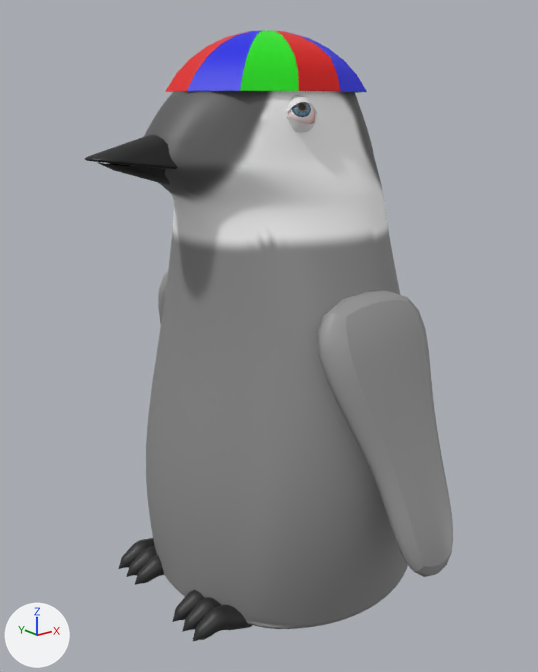
What one commit did to the Blender file Assets/3D models/Penguins 1.blend.
The view is the same before and after, from a 50 mm lens placed at (-1.93, -2.34, 2.0), pointed at (-0.07, -0.01, 1.06). The axes (+X, +Y, +Z) are drawn at lower left. The lights are the same throughout.

Script lines for the objects in view, before the commit:
```python
me_circle_002 = bpy.data.meshes.new('Circle.002')
me_circle_002.from_pydata(...)  # 704 vertices, 674 faces; spans x -0.63..0.69, y -0.69..0.69, z 0.61..2.83
me_circle_002.polygons.foreach_set('use_smooth', [True] * 674)
me_circle_002.materials.append(mat_material_001)  # picture img_pengu
me_plane = bpy.data.meshes.new('Plane')
me_plane.from_pydata(...)  # 16 vertices, 9 faces; spans x -1.64..0.0, y -0.65..0.65, z 0.0..0.41
me_plane.polygons.foreach_set('use_smooth', [True] * 9)
me_plane.materials.append(mat_beak)  # black #000000
me_sphere_004 = bpy.data.meshes.new('Sphere.004')
me_sphere_004.from_pydata(...)  # 37 vertices, 18 faces; spans x -1.0..0.92, y -0.75..0.69, z 0.45..1.0
me_sphere_004.polygons.foreach_set('use_smooth', [True] * 18)
me_sphere_004.materials.append(mat_material_002)  # blue #0011e7
ob_circle = bpy.data.objects.new('Circle', me_circle_002)
ob_circle.location = (0.0, 0.0, -0.618)
_m = ob_circle.modifiers.new('Subdivision', 'SUBSURF')
ob_plane = bpy.data.objects.new('Plane', me_plane)
ob_plane.location = (-0.357, 0.0, 1.75)
ob_plane.scale = (0.3, 0.3, 0.48)
_m = ob_plane.modifiers.new('Bevel', 'BEVEL')
_m.segments = 5
ob_sphere_002 = bpy.data.objects.new('Sphere.002', me_sphere_004)
ob_sphere_002.location = (-0.06, 0.007, 1.858)
ob_sphere_002.scale = (0.395, 0.395, 0.395)
# also in view: 'Cylinder.002' at (-0.53, -0.3, 0.04); 'Cube.001' at (0.0, -0.65, 0.82); 'Sphere.003' at (-0.04, 0.02, 2.14); 'Sphere.004' at (-0.06, 0.02, 2.14)
```
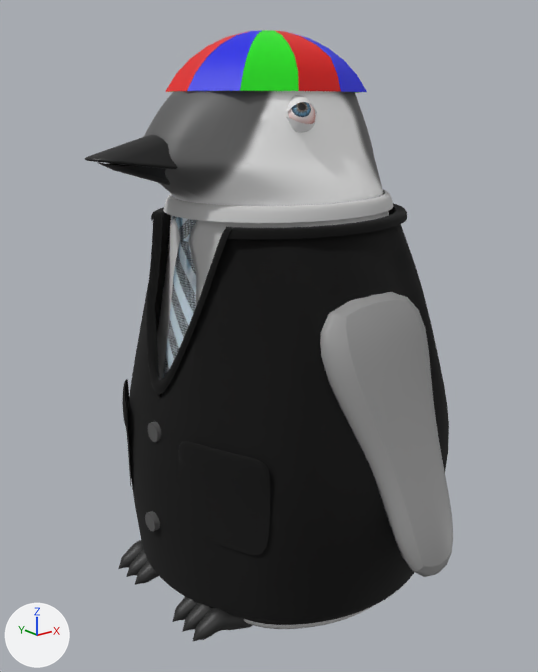
Boxes (x1, y1, x2, y2) around the edits, measured in the pictures (538 x 672 px):
'Circle.003', added (black)
    after: (128, 203, 449, 625)
'Circle.001', added
    after: (157, 189, 393, 629)
'Plane.006', added (black)
    after: (178, 441, 270, 555)
'Circle.002', added
    after: (162, 216, 197, 378)
'Plane.007', added
    after: (122, 379, 131, 486)
'Cylinder.004', added
    after: (145, 511, 160, 531)
'Cylinder.003', added
    after: (148, 422, 161, 442)
'Circle', unchanged, covered by the edit
    before: (144, 91, 408, 629)
    after: (144, 91, 383, 629)

The change, as a list of edits to the scene's bpy script:
```text
Add ob_cylinder_004:
    ob_cylinder_004 = bpy.data.objects.new('Cylinder.004', me_cylinder_004)  # a 32-sided cylinder along z spanning x -1.0..1.0, y -1.0..1.0, z -1.0..1.0; in mat_buttons (dark grey #545454)
    ob_cylinder_004.location = (-0.632, -0.007, 0.407)
    ob_cylinder_004.rotation_euler = (0.0, -1.571, 0.0)  # degrees (0, -90, 0)
    ob_cylinder_004.scale = (0.0383, 0.0383, 0.0383)
Add ob_cylinder_003:
    ob_cylinder_003 = bpy.data.objects.new('Cylinder.003', me_cylinder_004.copy())
    ob_cylinder_003.location = (-0.601, -0.009, 0.787)
    ob_cylinder_003.rotation_euler = (0.0, -1.571, 0.0)  # degrees (0, -90, 0)
    ob_cylinder_003.scale = (0.0383, 0.0383, 0.0383)
Add ob_plane_007:
    ob_plane_007 = bpy.data.objects.new('Plane.007', me_plane_007)  # 25 vertices, 18 faces; spans x -1.01..1.0, y -1.01..1.0, z -0.05..0.06; in mat_suit3 (black #000000); modifiers SUBSURF
    ob_plane_007.location = (-0.55, 0.374, 0.624)
    ob_plane_007.rotation_euler = (-0.506, -1.571, 0.0)  # degrees (-29, -90, 0)
    ob_plane_007.scale = (0.195, 0.195, 0.195)
Add ob_plane_006:
    ob_plane_006 = bpy.data.objects.new('Plane.006', me_plane_007.copy())  # modifiers SUBSURF
    ob_plane_006.location = (-0.566, -0.359, 0.63)
    ob_plane_006.rotation_euler = (0.376, -1.571, 0.0)  # degrees (22, -90, 0)
    ob_plane_006.scale = (0.195, 0.195, 0.195)
Add ob_circle_003:
    ob_circle_003 = bpy.data.objects.new('Circle.003', me_circle_004)  # 488 vertices, 453 faces; spans x -0.615..0.692, y -0.688..0.688, z 0.614..1.995; in mat_suit3 (black #000000); modifiers SUBSURF
    ob_circle_003.location = (0.0, 0.0, -0.618)
    ob_circle_003.scale = (1.11, 1.11, 1.11)
Add ob_circle_002:
    ob_circle_002 = bpy.data.objects.new('Circle.002', me_circle_003)  # 12 vertices, 6 faces; spans x -0.615..-0.408, y -0.266..0.132, z 1.13..2.24; in mat_suit_001 (picture img_purepng_com_tie_bluefashion_men_male_business_clothing_tie); modifiers SUBSURF
    ob_circle_002.location = (0.0, 0.023, -0.711)
    ob_circle_002.scale = (1.05, 1.05, 1.05)
Add ob_circle_001:
    ob_circle_001 = bpy.data.objects.new('Circle.001', me_circle_001)  # 448 vertices, 417 faces; spans x -0.61..0.69, y -0.69..0.69, z 0.61..2.24; in mat_suit2 (light grey #cbcbcb); modifiers SUBSURF
    ob_circle_001.location = (0.0, 0.0, -0.618)
    ob_circle_001.scale = (1.01, 1.01, 1.01)
```
